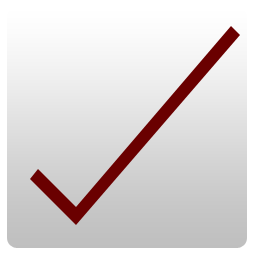
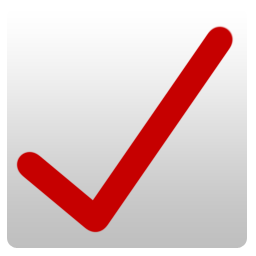
Two versions of the same layered image (256 x 256). Layer-by-layer changes:
removed layer "Layer 1" over <box>30,26,240,225</box>
added layer "Layer 2" above "Shape 1" over <box>16,25,234,233</box>
